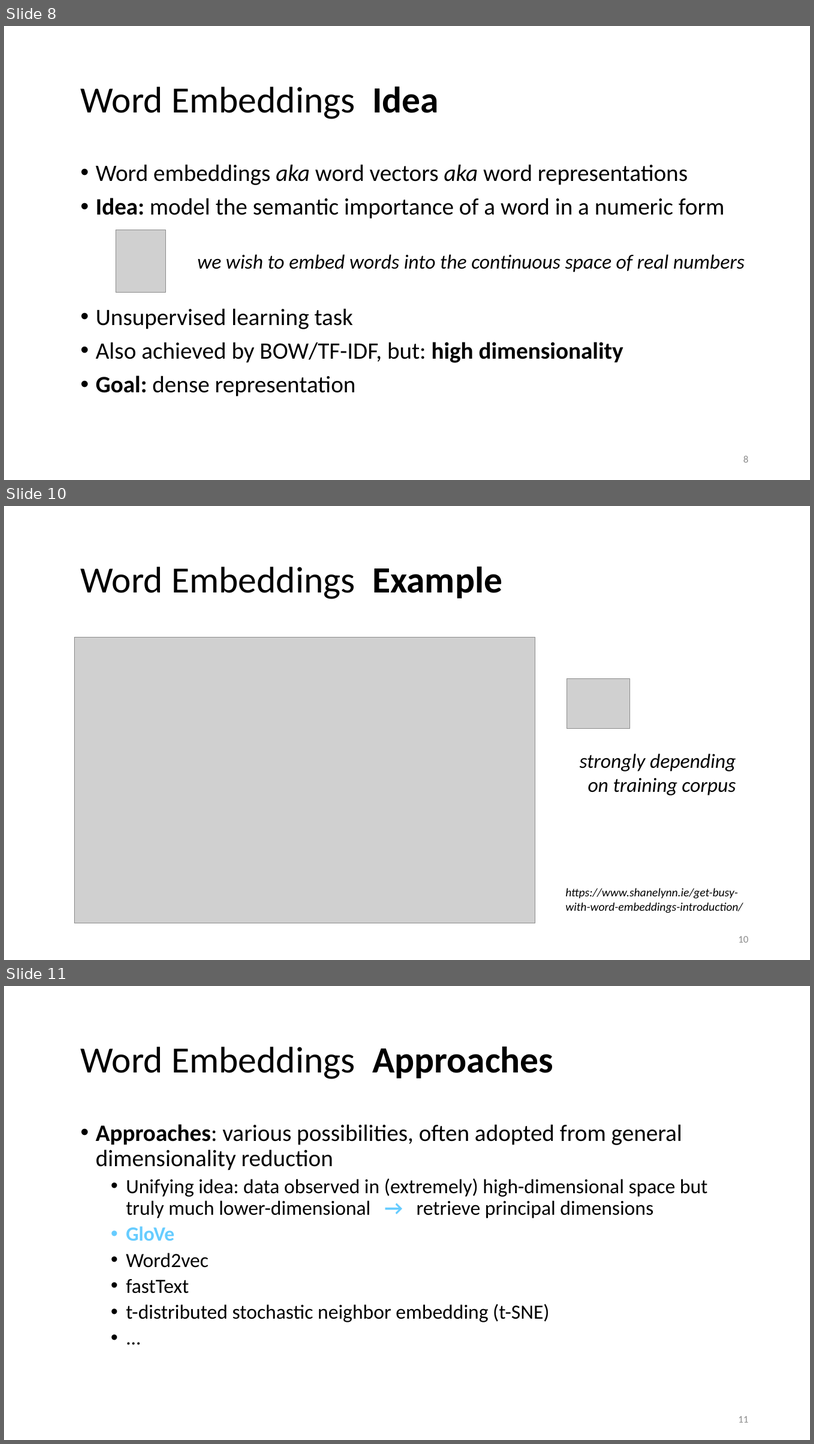
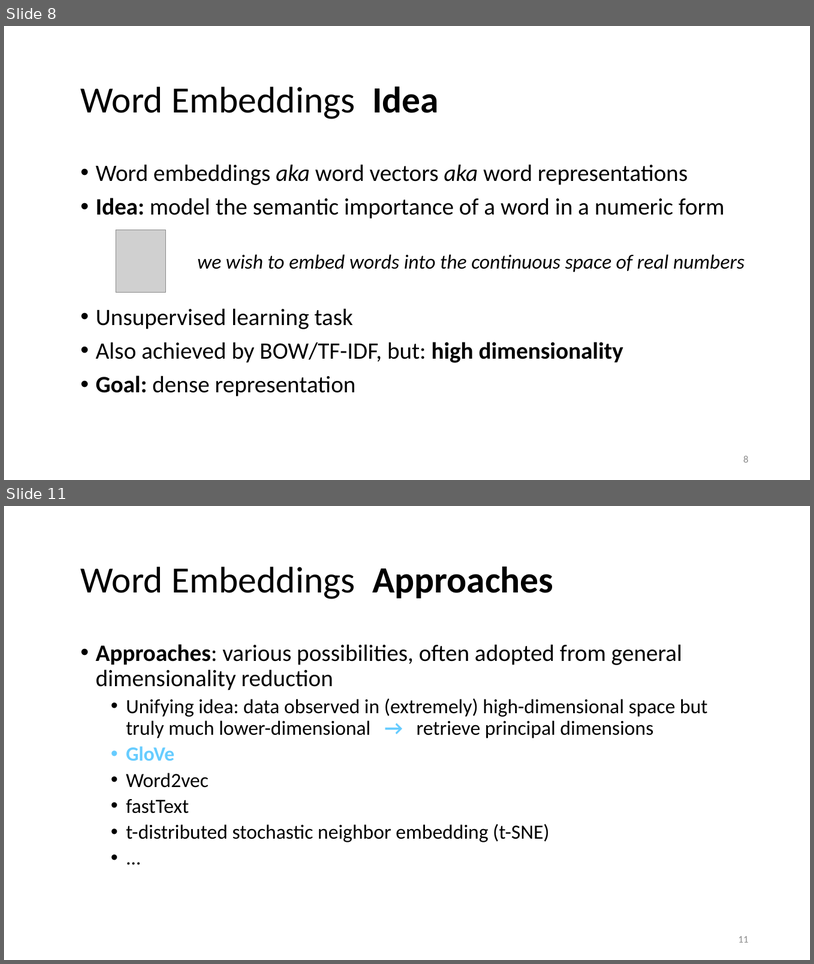
Before and after one commit to lisa-wm/consulting, a slide deck: 5_seminar/Contents_Part_02/slides/slides_II_3.pptx. Shown one above the other, each under a label of ours: slides 8, 10 and 11 before the commit, slides 8 and 11 after it; the slides between them are not shown. The pictures are 814x1444 and 814x964 pixels, drawn with LibreOffice and Linux fonts; fonts in the diff are those of the drawing; grey boxes stand for pictures. Boxes give left, top, right and bottom in pixels: in the first picture for what was removed or moved away, otherwise in the second. Text is boxed around its words. In the diff, an @@ line names an element or a change of style, - is before the commit and + after.

Commit message:
worked on embedding and ml content

```diff
--- a/5_seminar/Contents_Part_02/slides/slides_II_3.pptx
+++ b/5_seminar/Contents_Part_02/slides/slides_II_3.pptx
@@ slide 10 removed at [4, 506, 810, 960], background #FFFFFF @@
@@ title removed at [81, 566, 503, 599] @@
-Word Embeddings Example
@@ picture removed at [75, 637, 536, 923] @@
@@ picture removed at [568, 678, 630, 729] @@
@@ text removed at [580, 753, 736, 795] @@
-strongly depending on training corpus
@@ text removed at [566, 888, 743, 913] @@
-https://www.shanelynn.ie/get-busy-with-word-embeddings-introduction/
@@ page number removed at [738, 936, 749, 942] @@
-10
```
Also in this commit, not shown: 3 slides changed, 12 slides added, 3 other files.
